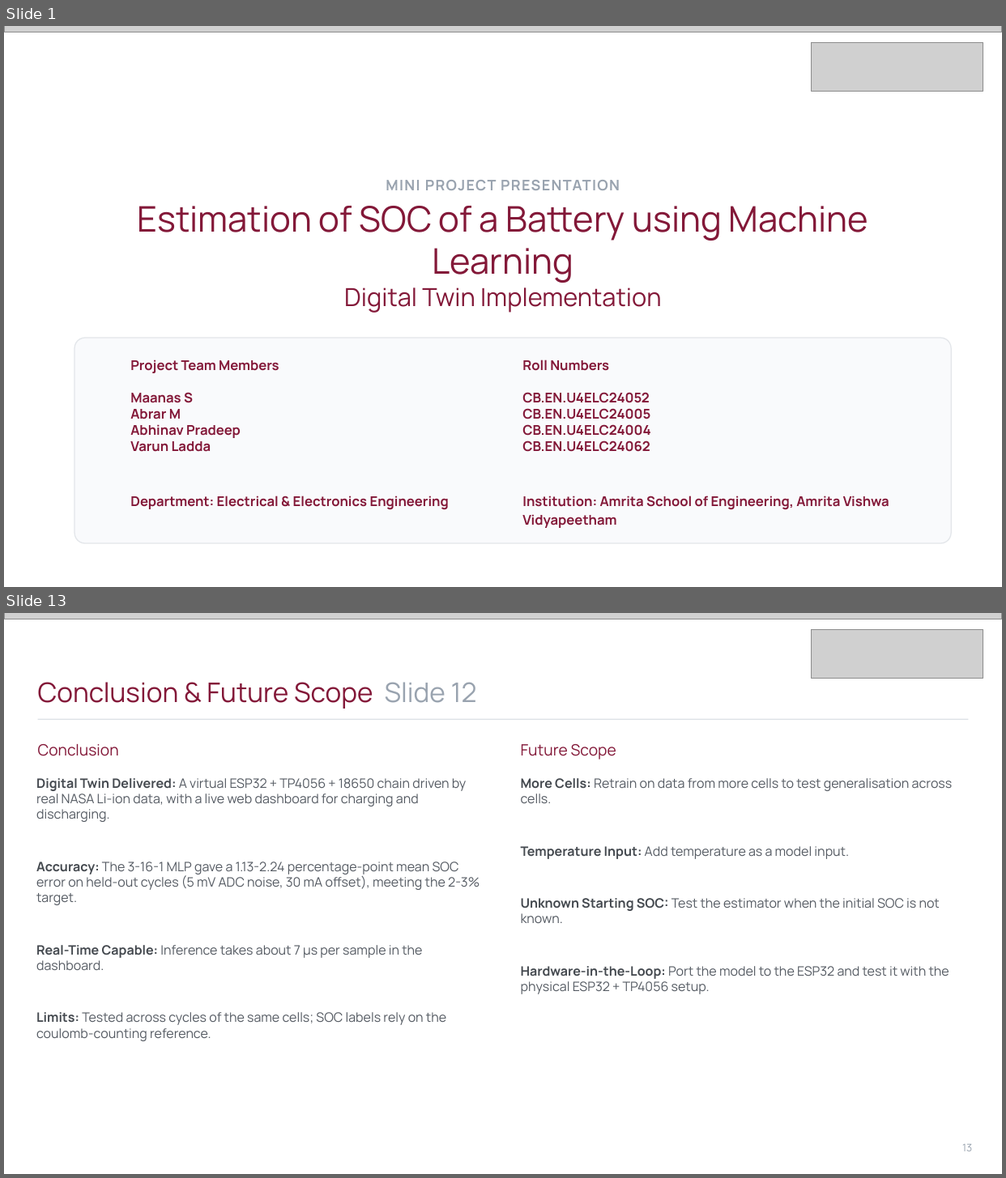
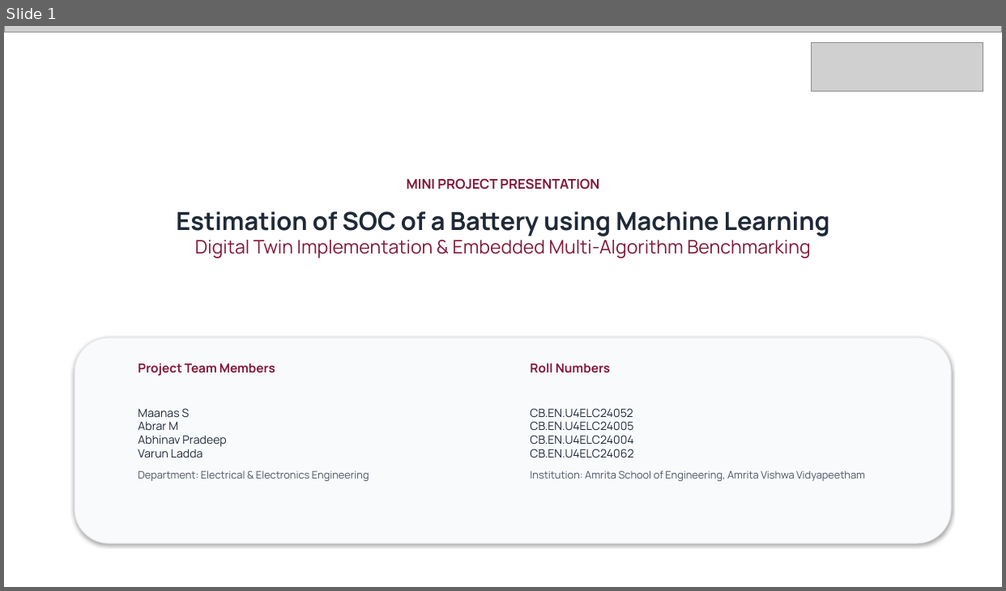
Before and after one commit to Imagiyy/Digital-Twin--ML-Based-Battery-SOC-Estimation, a slide deck: Amrita_SOC_Digital_Twin_Presentation.pptx. Shown one above the other, each under a label of ours: slides 1 and 13 before the commit, slide 1 after it; the slides between them are not shown. The pictures are 1006x1178 and 1006x591 pixels, drawn with LibreOffice and Linux fonts; fonts in the diff are those of the drawing; grey boxes stand for pictures. Boxes give left, top, right and bottom in pixels: in the first picture for what was removed or moved away, otherwise in the second. Text is boxed around its words. In the diff, an @@ line names an element or a change of style, - is before the commit and + after.

```diff
--- a/Amrita_SOC_Digital_Twin_Presentation.pptx
+++ b/Amrita_SOC_Digital_Twin_Presentation.pptx
@@ slide 13 removed at (x1=4, y1=613, x2=1002, y2=1174), background #FFFFFF @@
@@ picture removed at (x1=4, y1=613, x2=1002, y2=619) @@
@@ picture removed at (x1=811, y1=629, x2=983, y2=679) @@
@@ text removed at (x1=38, y1=682, x2=477, y2=709) @@
-Conclusion & Future Scope Slide 12
@@ line removed from (38, 719) to (968, 719) @@
@@ text removed at (x1=38, y1=744, x2=119, y2=756) @@
-Conclusion
@@ text removed at (x1=521, y1=744, x2=616, y2=760) @@
-Future Scope
@@ text removed at (x1=36, y1=778, x2=479, y2=1041) @@
-Digital Twin Delivered: A virtual ESP32 + TP4056 + 18650 chain driven by real NASA Li-ion data, with a live web dashboard for charging and discharging.
-Accuracy: The 3-16-1 MLP gave a 1.13-2.24 percentage-point mean SOC error on held-out cycles (5 mV ADC noise, 30 mA offset), meeting the 2-3% target.
-Real-Time Capable: Inference takes about 7 µs per sample in the dashboard.
-Limits: Tested across cycles of the same cells; SOC labels rely on the coulomb-counting reference.
@@ text removed at (x1=521, y1=778, x2=953, y2=995) @@
-More Cells: Retrain on data from more cells to test generalisation across cells.
-Temperature Input: Add temperature as a model input.
-Unknown Starting SOC: Test the estimator when the initial SOC is not known.
-Hardware-in-the-Loop: Port the model to the ESP32 and test it with the physical ESP32 + TP4056 setup.
@@ text removed at (x1=962, y1=1144, x2=972, y2=1152) @@
-13
@@ slide 1 changed as well @@
@@ text "MINI PROJECT PRESENTATION" at (x1=407, y1=178, x2=599, y2=190): size 14 to 13 pt, text colour #99A3AF to #831838, letter spacing 1 to 0 pt; vertical alignment middle to top @@
@@ text "Estimation of SOC of a ..." at (x1=176, y1=211, x2=830, y2=258): vertical alignment middle to top @@
@@ text at (x1=176, y1=211, x2=830, y2=237): size 34 to 24 pt, text colour #831838 to #1F2937, bold on in "Estimation of SOC of a Battery using ..." @@
@@ text at (x1=195, y1=240, x2=810, y2=258): text changed; size 24 to 18 pt @@
-Digital Twin Implementation
+Digital Twin Implementation & Embedded Multi-Algorithm Benchmarking
@@ rounded rectangle at (x1=74, y1=338, x2=951, y2=544): outline #E3E6EA 1 pt to #E3E6EA 0.75 pt; shadow on; proportions changed @@
@@ text "Project Team Members" at (x1=138, y1=363, x2=369, y2=482): size 13 to 12 pt in "Project Team Members"; size 13 to 11 pt, text colour #831838 to #1F2937 in "Maanas S", "Abrar M", "Abhinav Pradeep", "Varun Ladda"; bold off in "Maanas S", "Abrar M", "Abhinav Pradeep", "Varun Ladda" and 1 more places; size 13 to 10 pt, text colour #831838 to #4B5563 in "Department: Electrical & Electronics Engineering"; line spacing 1.15 to 1; more space between paragraphs @@
@@ text "Roll Numbers" at (x1=530, y1=363, x2=865, y2=481): size 13 to 12 pt in "Roll Numbers"; size 13 to 11 pt, text colour #831838 to #1F2937 in "CB.EN.U4ELC24052", "CB.EN.U4ELC24005", "CB.EN.U4ELC24004", "CB.EN.U4ELC24062"; bold off; size 13 to 10 pt, text colour #831838 to #4B5563 in "Institution: Amrita School of Engineering, Amrita Vishwa ..."; line spacing 1.15 to 1; more space between paragraphs @@
```
Also in this commit, not shown: 5 other slides changed, 17 slides added, 7 other slides removed.
